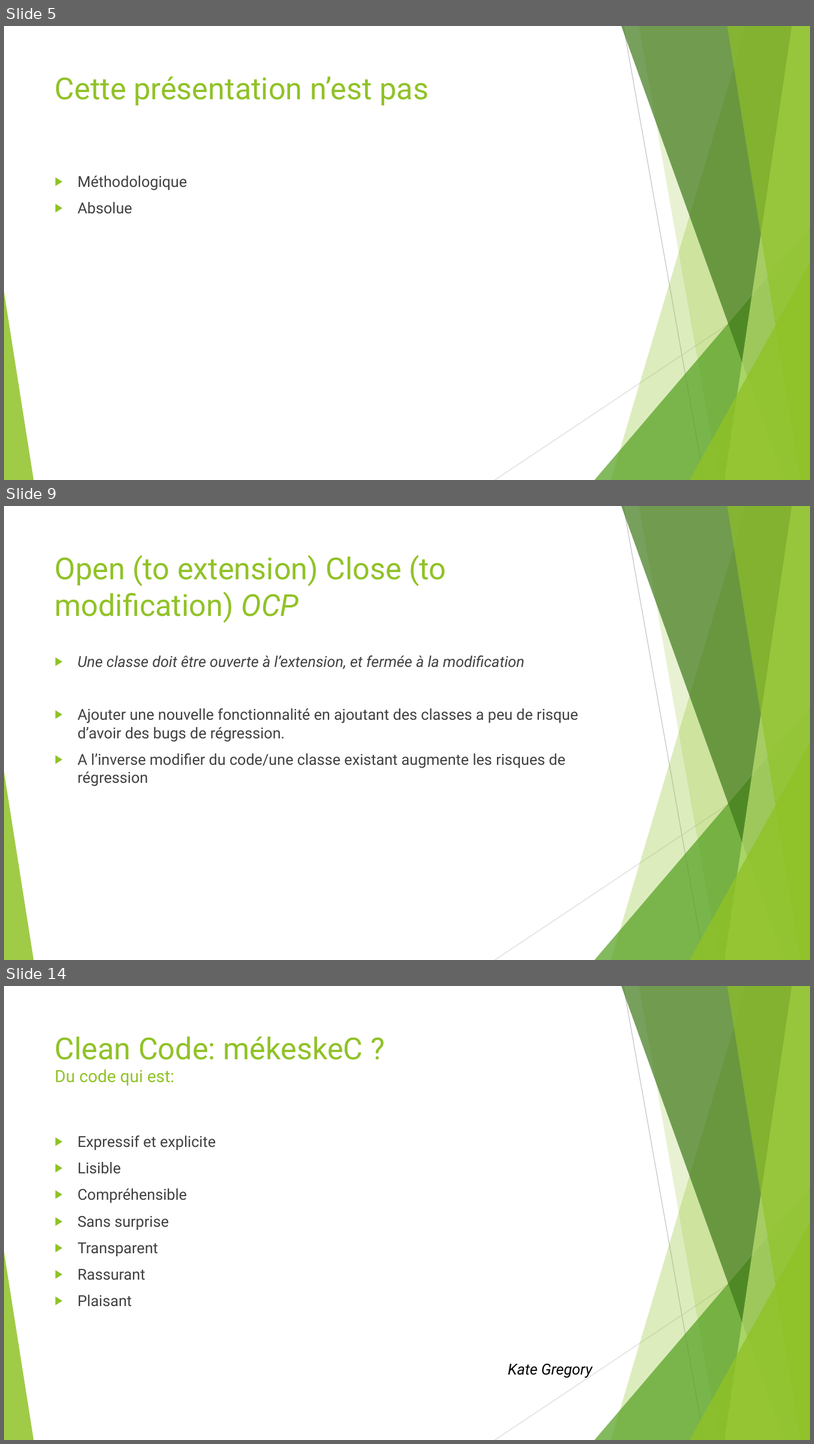
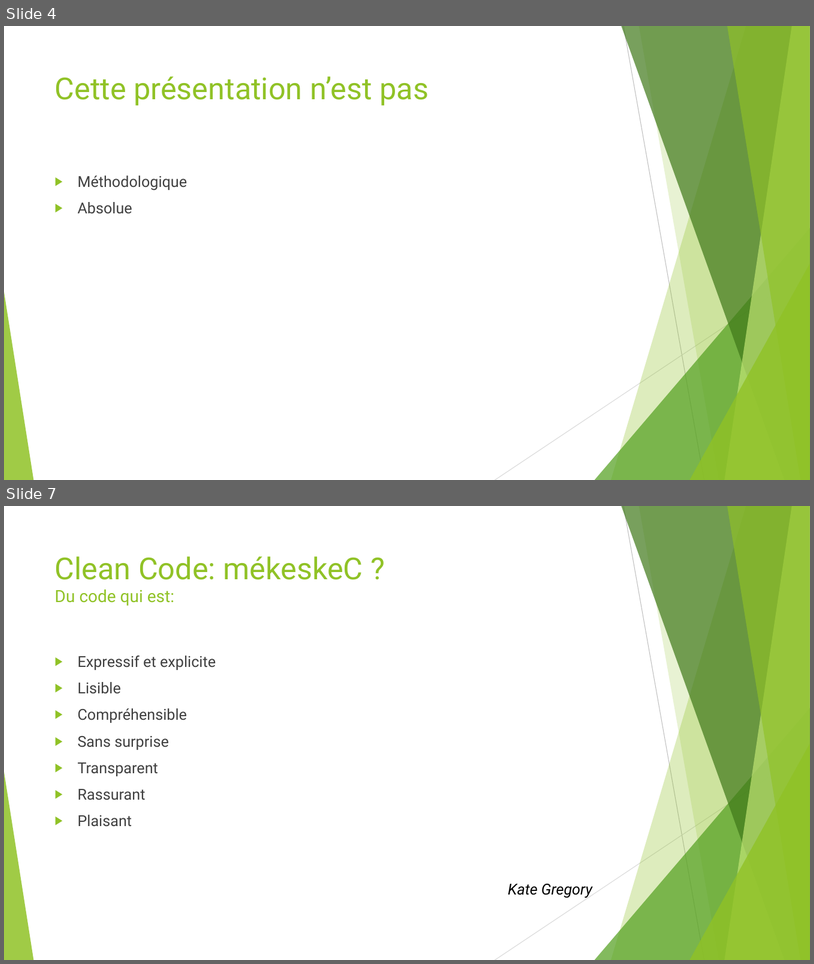
Before and after one commit to worming004/SimpleIsNotEasy, a slide deck: PPT/Easy != Simple.pptx. Shown one above the other, each under a label of ours: slides 5, 9 and 14 before the commit, slides 4 and 7 after it; the slides between them are not shown. The pictures are 814x1444 and 814x964 pixels, drawn with LibreOffice and Linux fonts; fonts in the diff are those of the drawing. Boxes give left, top, right and bottom in pixels: in the first picture for what was removed or moved away, otherwise in the second. Text is boxed around its words. In the diff, an @@ line names an element or a change of style, - is before the commit and + after.

```diff
--- a/PPT/Easy != Simple.pptx
+++ b/PPT/Easy != Simple.pptx
@@ slide 9 removed at (4,506,810,960), background #FFFFFF; not listed: 10 template elements that a slide beside it also shows @@
@@ title removed at (55,555,447,622) @@
-Open (to extension) Close (to modification) OCP
@@ text removed at (78,655,578,786) @@
-▶ Une classe doit être ouverte à l’extension, et fermée à la modification
-▶ Ajouter une nouvelle fonctionnalité en ajoutant des classes a peu de risque d’avoir des bugs de régression.
-▶ A l’inverse modifier du code/une classe existant augmente les risques de régression
@@ what was slide 5 is now slide 4 @@
@@ what was slide 14 is now slide 7 @@
```
Also in this commit, not shown: 5 slides changed, 1 slide added, 7 other slides removed, 22 other files.
